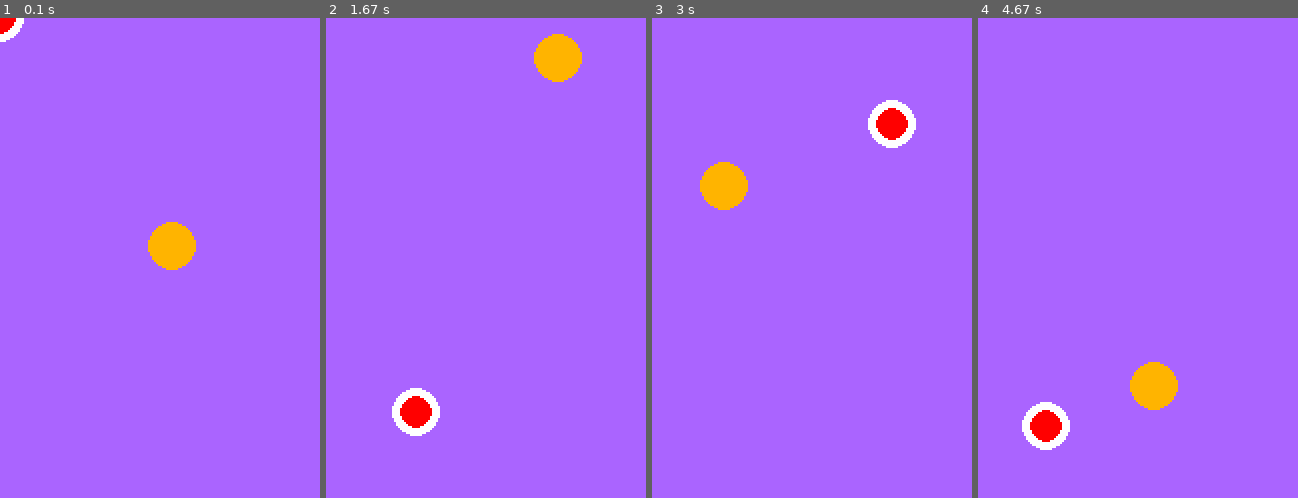
Above: before the commit, frames 1-4 (left to right).
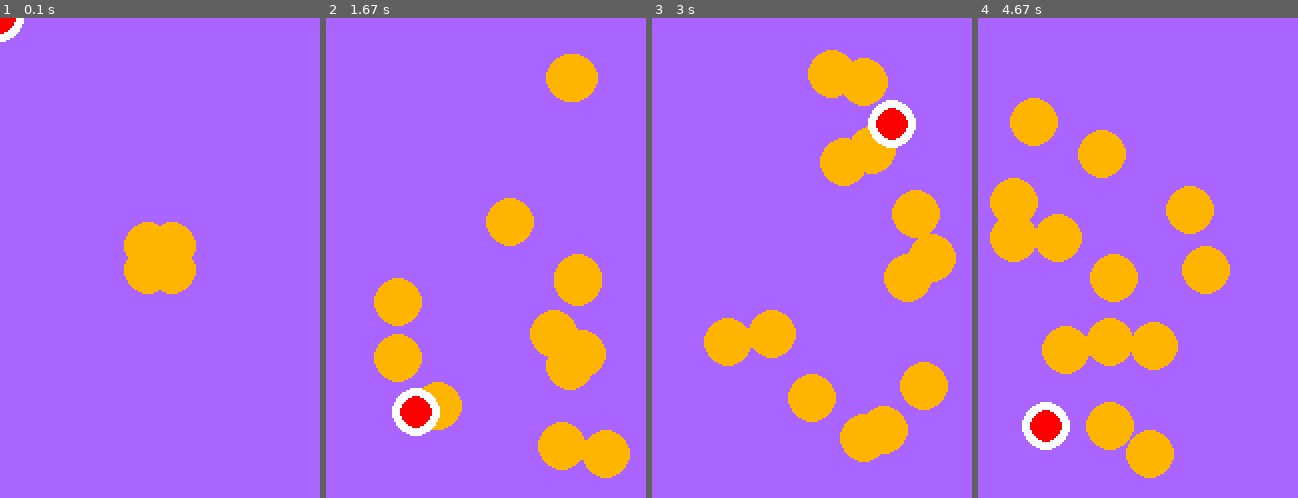
Above: after the commit, the same moments.

Repository: alvansga/my-py-game
Game: pygame game, started from Pong/main.py
Two runs of this game, one before a commit and one after it. Both use one fixed random seed, a clock stepped at 60 frames per second and the inputs below.
Inputs (mouse positions are in pixels of both pictures, inside the frame that each line leads up to):
- Up to frame 1 (0.1 s): no input
- Up to frame 2 (1.67 s): press the mouse at (441, 210) at 0.37 s; move the mouse to (457, 166) at 0.47 s; release the mouse at (473, 123) at 0.6 s; press the mouse at (572, 171) at 0.7 s; move the mouse to (473, 282) at 0.8 s; release the mouse at (370, 397) at 0.93 s; press the mouse at (364, 363) at 1.03 s; move the mouse to (482, 373) at 1.13 s; release the mouse at (607, 382) at 1.27 s; press the mouse at (495, 248) at 1.37 s; move the mouse to (457, 330) at 1.47 s; release the mouse at (415, 411) at 1.6 s
- Up to frame 3 (3 s): press the mouse at (885, 339) at 1.7 s; move the mouse to (805, 334) at 1.8 s; release the mouse at (722, 330) at 1.93 s; press the mouse at (885, 339) at 2.03 s; move the mouse to (908, 205) at 2.13 s; release the mouse at (930, 75) at 2.27 s; press the mouse at (888, 358) at 2.37 s; move the mouse to (840, 219) at 2.47 s; release the mouse at (796, 75) at 2.6 s; press the mouse at (914, 358) at 2.7 s; move the mouse to (901, 243) at 2.8 s; release the mouse at (892, 123) at 2.93 s
- Up to frame 4 (4.67 s): press the mouse at (1240, 272) at 3.03 s; move the mouse to (1198, 248) at 3.13 s; release the mouse at (1163, 229) at 3.27 s; press the mouse at (1256, 378) at 3.37 s; move the mouse to (1150, 315) at 3.47 s; release the mouse at (1045, 248) at 3.6 s; press the mouse at (1163, 157) at 3.7 s; move the mouse to (1154, 291) at 3.8 s; release the mouse at (1144, 430) at 3.93 s; press the mouse at (1182, 75) at 4.03 s; move the mouse to (1138, 80) at 4.13 s; release the mouse at (1093, 85) at 4.27 s; press the mouse at (1182, 243) at 4.37 s; move the mouse to (1112, 334) at 4.47 s; release the mouse at (1045, 426) at 4.6 s

The runs differ from the first frame. In frame 1, 1.8% of the frame differs, in the area x 38-62%, y 42-58%; in frame 2, 12%; in frame 3, 15%; in frame 4, 16%, in the area x 3-79%, y 16-96%.

Commit message:
collision
Signed-off-by: ezra <ezra.alvansga@polytron.co.id>

Diff:
--- a/Pong/ball.py
+++ b/Pong/ball.py
@@ -49,9 +49,11 @@
         self.pos = (left,top)
         self.r = BALLRADIUS
         self.speed = BALLSPEED
+        self.perim = (self.pos[0]-self.r,self.pos[1]-self.r,self.pos[0]+self.r,self.pos[1]+self.r)
+
         self.d = self.r * 2
         self.color = BALLCOLOR
-        pygame.draw.circle(DISPLAYSURF,self.color,self.pos,self.r)
+        self.rect = pygame.draw.circle(DISPLAYSURF,self.color,self.pos,self.r)
         self.initdir = pickRandomDirection('everywhere')
         self.dir = self.initdir
 
@@ -59,10 +61,12 @@
         # need to fill blank first
         (left,top) = self.pos
         self.pos = (left + (self.dir[0] * self.speed),top + (self.dir[1] * self.speed))
-        pygame.draw.circle(DISPLAYSURF,self.color,self.pos,self.r)
+        self.perim = (self.pos[0]-self.r,self.pos[1]-self.r,self.pos[0]+self.r,self.pos[1]+self.r)
+        # print("ball:",self.perim)
+        self.rect = pygame.draw.circle(DISPLAYSURF,self.color,self.pos,self.r)
 
 
-    def CollideCheck(self,width,height):
+    def CollideWindow(self,width,height):
         # check perimeter and change direction if collide with window perimeter
         if (self.pos[1] - self.r) < 0 + 1:
             # print(self.pos[1] - self.r)
@@ -83,3 +87,8 @@
         else:
             # masih dalam frame
             pass
+
+    def CollideSomething(self,objek):
+        if self.rect.colliderect(objek):
+            print("collision")
+            self.dir = pickRandomDirection('everywhere')
--- a/Pong/main.py
+++ b/Pong/main.py
@@ -81,7 +81,20 @@
     pygame.display.set_caption('Pong')
     # player = pygame.image.load("media/marble.png")
     # DISPLAYSURF.blit(player,(0,0))
-    bola = Ball(DISPLAYSURF,int(LEBARWINDOW/2),int(TINGGIWINDOW/2))
+    bola = []
+    bola.append(Ball(DISPLAYSURF,int(LEBARWINDOW/2),int(TINGGIWINDOW/2)))
+    bola.append(Ball(DISPLAYSURF,int(LEBARWINDOW/2),int(TINGGIWINDOW/2)))
+    bola.append(Ball(DISPLAYSURF,int(LEBARWINDOW/2),int(TINGGIWINDOW/2)))
+    bola.append(Ball(DISPLAYSURF,int(LEBARWINDOW/2),int(TINGGIWINDOW/2)))
+    bola.append(Ball(DISPLAYSURF,int(LEBARWINDOW/2),int(TINGGIWINDOW/2)))
+    bola.append(Ball(DISPLAYSURF,int(LEBARWINDOW/2),int(TINGGIWINDOW/2)))
+    bola.append(Ball(DISPLAYSURF,int(LEBARWINDOW/2),int(TINGGIWINDOW/2)))
+    bola.append(Ball(DISPLAYSURF,int(LEBARWINDOW/2),int(TINGGIWINDOW/2)))
+    bola.append(Ball(DISPLAYSURF,int(LEBARWINDOW/2),int(TINGGIWINDOW/2)))
+    bola.append(Ball(DISPLAYSURF,int(LEBARWINDOW/2),int(TINGGIWINDOW/2)))
+    bola.append(Ball(DISPLAYSURF,int(LEBARWINDOW/2),int(TINGGIWINDOW/2)))
+    bola.append(Ball(DISPLAYSURF,int(LEBARWINDOW/2),int(TINGGIWINDOW/2)))
+    bola.append(Ball(DISPLAYSURF,int(LEBARWINDOW/2),int(TINGGIWINDOW/2)))
     xmouse = 0
     ymouse = 0
     pointer = Pointer()
@@ -92,8 +105,10 @@
 
     while True:
         DISPLAYSURF.fill(BGCOLOR1)
-        bola.StartMoving(DISPLAYSURF)
-        bola.CollideCheck(LEBARWINDOW,TINGGIWINDOW)
+        for obj in bola:
+            obj.StartMoving(DISPLAYSURF)
+            obj.CollideWindow(LEBARWINDOW,TINGGIWINDOW)
+            obj.CollideSomething(pointer)
         mouseklik = False
         mouserelease = False
 
--- a/Pong/pointer.py
+++ b/Pong/pointer.py
@@ -24,11 +24,15 @@
     def __init__(self):
         self.pos = (0,0) # init pos
         self.r = POINTERRADIUS
+        self.d = self.r * 2
+        self.perim = (self.pos[0]-self.r,self.pos[1]-self.r,self.pos[0]+self.r,self.pos[1]+self.r)
         self.color = POINTERCOLOR
         self.color2 = POINTERCOLOR2
         pygame.mouse.set_visible(False)
 
     def DrawPointer(self,DISPLAYSURF,pos):
         self.pos = pos
-        pygame.draw.circle(DISPLAYSURF,self.color,self.pos,self.r)
+        self.perim = (self.pos[0]-self.r,self.pos[1]-self.r,self.pos[0]+self.r,self.pos[1]+self.r)
+        # print("pointer:",self.perim)
+        self.rect = pygame.draw.circle(DISPLAYSURF,self.color,self.pos,self.r)
         pygame.draw.circle(DISPLAYSURF,self.color2,self.pos,self.r-int(self.r/3))
Not shown, changed: .gitignore
